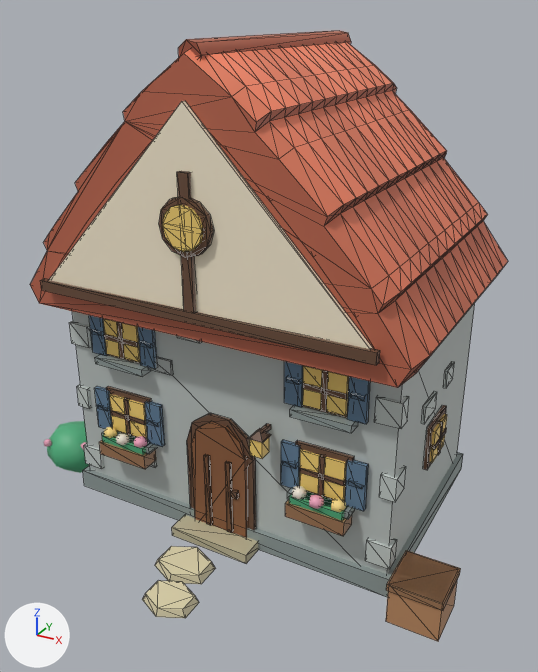
The glTF model godot/art/models/house_stone.glb as it was, and as the next commit left it.
The view is the same before and after, from a 50 mm camera at (2.32, -4.34, 3.37) aimed at (0.12, -0.34, 1.36). The lights are fixed; the arrows at lower left show +X, +Y and +Z. The first picture is the older version. Mesh edges are drawn as thin lines on the coarser meshes. Vertices at exactly the same position are counted once.

The first picture shows 'body', 'body_nl'.
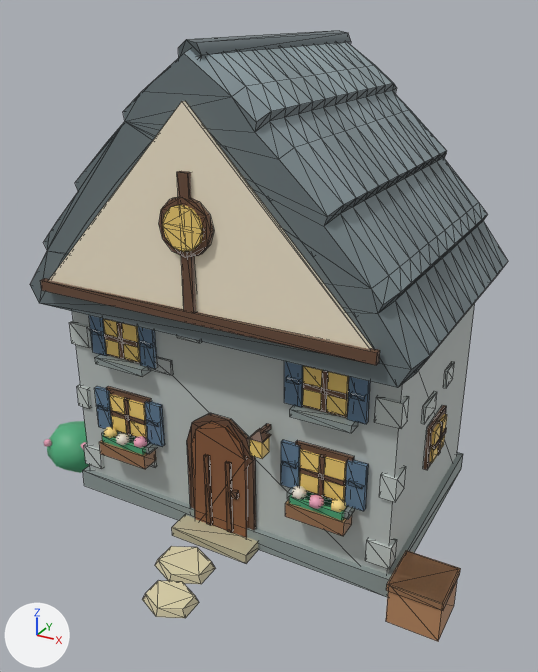
Changed parts and their boxes (x1, y1, x2, y2) in the pictures (538 x 672 px):
part 1 of me_body, recoloured (orange to grey)
    both: (55, 42, 508, 355)
part 2 of me_body, recoloured (brown to dark grey)
    both: (30, 30, 506, 388)

The edits, one by one:
me_body has 1244 vertices, 2106 faces and spans x -1.37..1.62, y -1.64..1.01, z 0.0..3.22.
me_body is used by ob_body; location (0.0, 0.0, 0.0).
me_body part 1: 360 faces centred in x -1.3..1.3, y -0.98..0.98, z 1.79..3.13 are repainted in the vertex colours; the middle colour goes from orange #e57e5f to grey #839296.
me_body part 2: 390 faces centred in x -1.35..1.35, y -1.01..1.01, z 1.58..3.22 are repainted in the vertex colours; the middle colour goes from brown #a85a40 to dark grey #5b676b.
